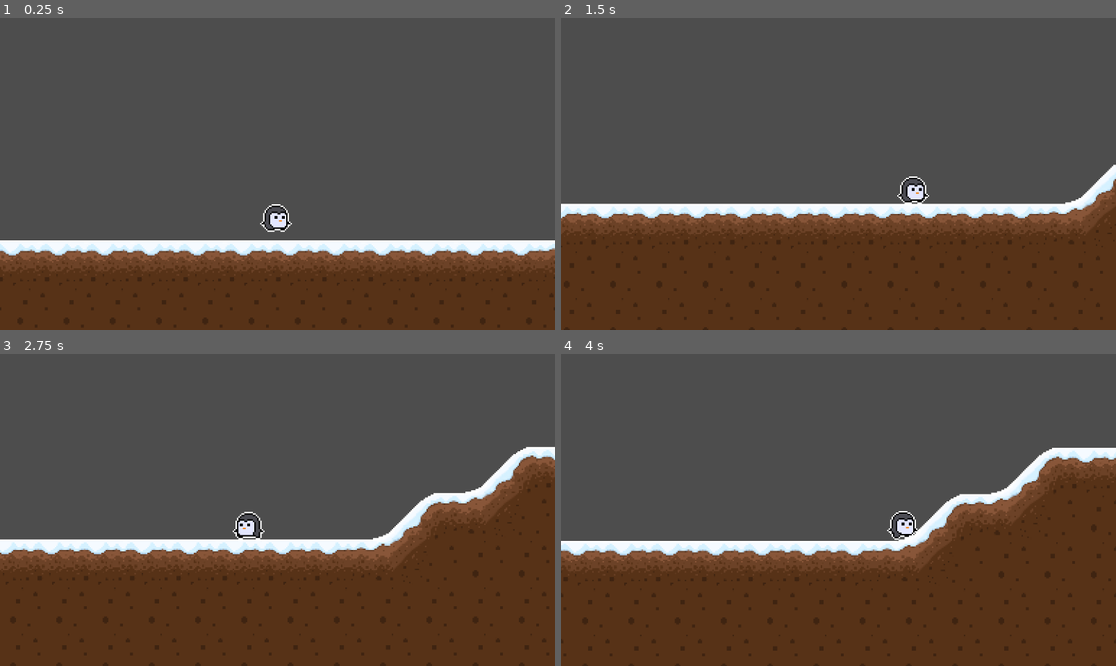
Above: before the commit, frames 1-4 (two rows, left to right).
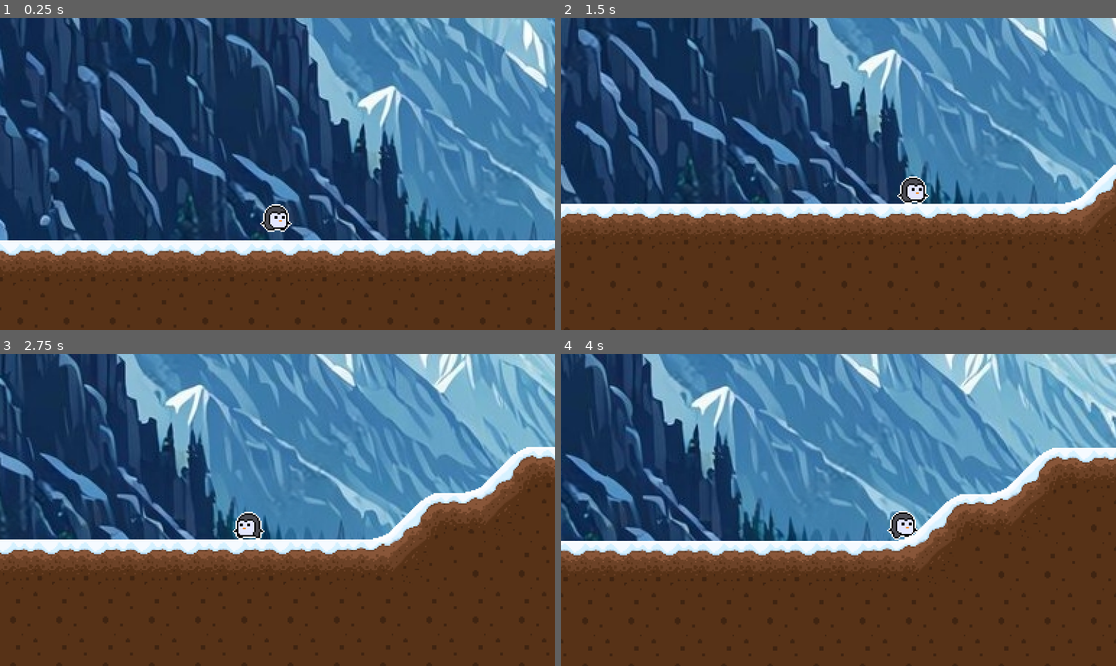
Above: after the commit, the same moments.

Repository: STOINT/Project-Pengooon
Game: Godot game, scene res://Levels/Level1.tscn
Two runs of this game, one before a commit and one after it. Both use one fixed random seed, a clock stepped at 60 frames per second and the inputs below. The engine's default icon, where the game draws it, is replaced by a stand-in: a white triangle on a blue panel in a dark square.
Inputs:
- Up to frame 1 (0.25 s): no input
- Up to frame 2 (1.5 s): hold D (MoveRight) from 0.53 s (still down); tap Space (Space) at 0.6 s; tap Shift (Sprint) at 1.35 s
- Up to frame 3 (2.75 s): release D (MoveRight) at 2.03 s; hold A (MoveLeft) from 2.03 s (still down); tap Space (Space) at 2.1 s
- Up to frame 4 (4 s): release A (MoveLeft) at 2.78 s; hold D (MoveRight) from 2.78 s (still down); tap Shift (Sprint) at 2.85 s; tap Space (Space) at 3.6 s

The runs differ from the first frame. In frame 1, 71% of the frame differs, in the area x 0-100%, y 0-72%; in frame 2, 59%; in frame 3, 54%; in frame 4, 52%.

Commit message:
added temp background

Diff:
--- a/Levels/Level1.tscn
+++ b/Levels/Level1.tscn
@@ -1,6 +1,7 @@
-[gd_scene load_steps=6 format=4 uid="uid://cspxoaw67lxho"]
+[gd_scene load_steps=7 format=4 uid="uid://cspxoaw67lxho"]
 
 [ext_resource type="Texture2D" uid="uid://c8k8x8lo4sfs2" path="res://assets/Tilemaps/tilesheet1.png" id="1_ch6n1"]
+[ext_resource type="Texture2D" uid="uid://dyvsj8plcb0pm" path="res://assets/maybebackground.jpeg" id="1_th1hq"]
 [ext_resource type="PackedScene" uid="uid://b7ua6j4ujxs16" path="res://Character/Player.tscn" id="2_8785q"]
 
 [sub_resource type="TileSetAtlasSource" id="TileSetAtlasSource_5882x"]
@@ -72,6 +73,13 @@
 
 [node name="main" type="Node2D"]
 
+[node name="TextureRect" type="TextureRect" parent="."]
+offset_left = -120.0
+offset_top = 4.0
+offset_right = 1260.0
+offset_bottom = 783.0
+texture = ExtResource("1_th1hq")
+
 [node name="Player" parent="." instance=ExtResource("2_8785q")]
 position = Vector2(74, 555)
 ChangeSceneTo = "res://Levels/Level2.tscn"
